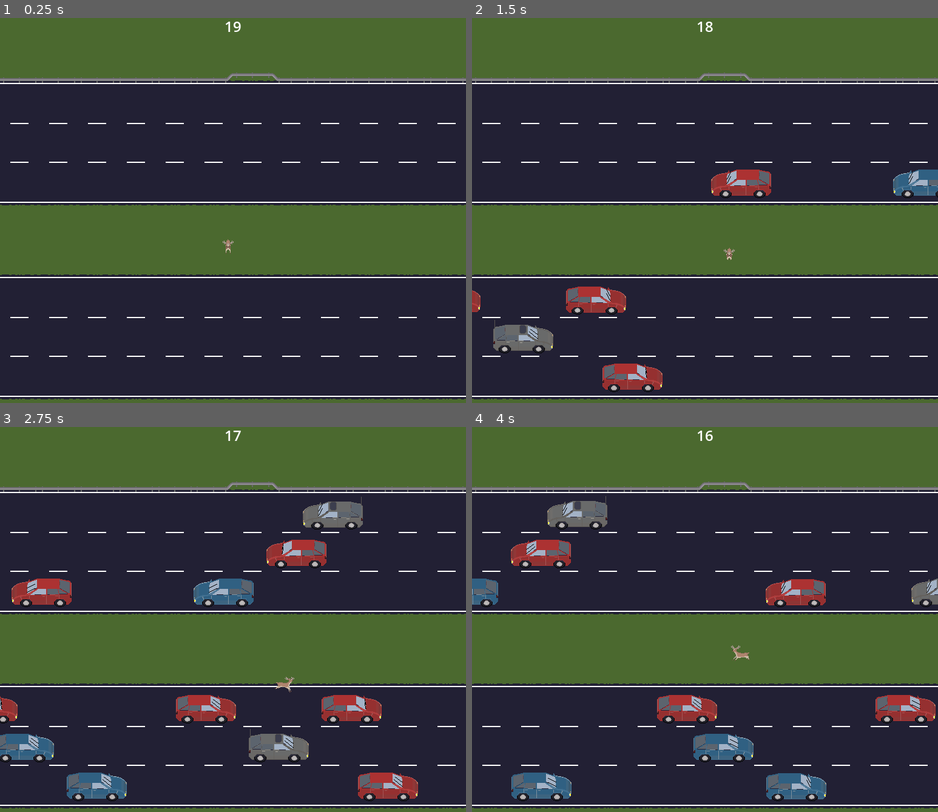
Above: before the commit, frames 1-4 (two rows, left to right).
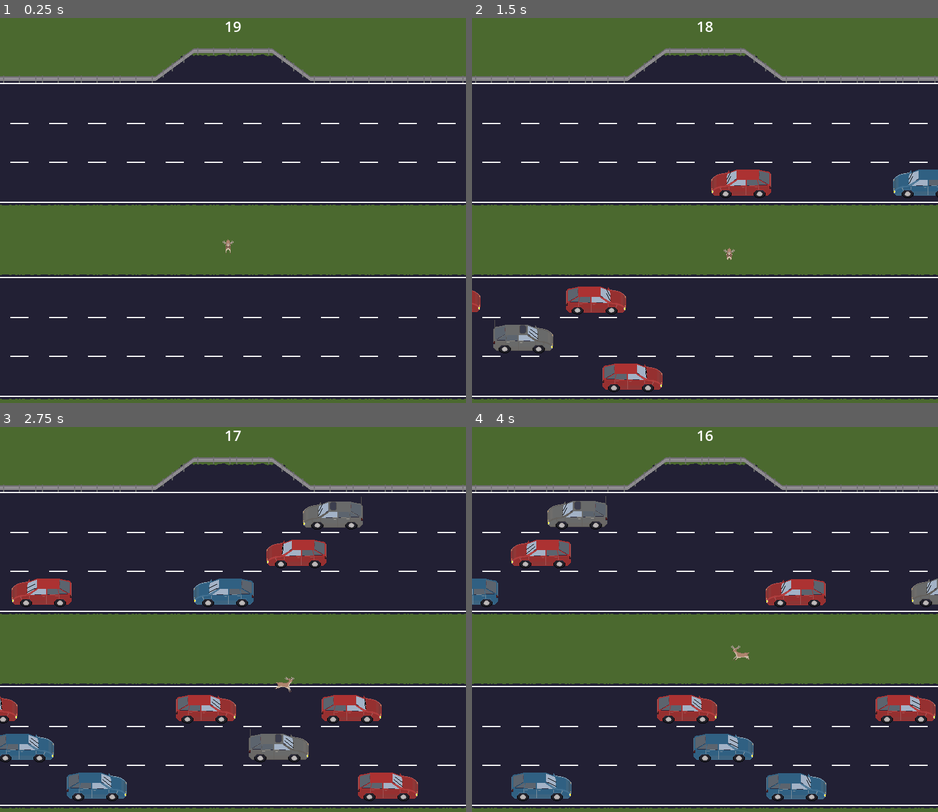
Above: after the commit, the same moments.

Repository: Pedro-T/deer-in-the-headlights
Game: Godot game, scene res://Main.tscn
The game is run twice, just before and just after one commit, with the same random seed, the same clock (stepped at 60 frames per second) and the same inputs.
Inputs:
- Up to frame 1 (0.25 s): no input
- Up to frame 2 (1.5 s): hold D (move_right) 0.53-1.28 s; hold S (move_down) from 1.28 s (still down)
- Up to frame 3 (2.75 s): release S (move_down) at 2.03 s; hold D (move_right) from 2.03 s (still down)
- Up to frame 4 (4 s): release D (move_right) at 2.78 s; hold W (move_up) 2.78-3.53 s; hold A (move_left) from 3.53 s (still down)

The runs differ from the first frame. In frame 1, 2.7% of the frame differs, in the area x 0-100%, y 7-17%; in frame 2, 2.7%; in frame 3, 2.7%; in frame 4, 2.7%.

Commit message:
update pull out area stage tiles

Diff:
--- a/deer-in-the-headlights/Main.tscn
+++ b/deer-in-the-headlights/Main.tscn
@@ -30,11 +30,11 @@
 [node name="Stage" type="Node" parent="."]
 
 [node name="Base" type="TileMapLayer" parent="Stage"]
-tile_map_data = PackedByteArray("AAAAAAAAAAAAAAIAAAABAAAAAAA …(200 unchanged characters)… CAAEAAAAAAAAAAAADAAEAAAAAAAAAAAAEAAEAAAAAAAAAAAAFAAEAAAAAAAAAAAAGAAEAAAAAAAAAAAAHAAEAAAAAAAAAAAAIAAEAAAAAAAAAAAAJAAEAAAAAAAAAAAAKAAE …(1951 unchanged characters)…
+tile_map_data = PackedByteArray("AAAAAAAAAAAAAAIAAAABAAAAAAA …(200 unchanged characters)… CAAEAAAAAAAAAAAADAAEAAAAAAAAAAAAEAAEAAAACAAEAABAFAAEAAAABAAAAAAAGAAEAAAABAAAAAAAHAAEAAAACAAEAAAAIAAEAAAAAAAAAAAAJAAEAAAAAAAAAAAAKAAE …(1951 unchanged characters)…
 tile_set = ExtResource("1_glv2v")
 
 [node name="RoadDetail" type="TileMapLayer" parent="Stage"]
-tile_map_data = PackedByteArray("AAAAAAEAAAAEAAAAAAABAAEAAAAEAAAAAAACAAEAAAAEAAAAAAADAAEAAAAEAAAAAAAEAAEAAAAEAAAAAAAFAAEAAAADAAAAABAGAAEAAAACAAAAAAAHAAEAAAADAAAAAAAIAAEAAAAEAAAAAAAJAAEAAAAEAAAAAAAKAAEAAAAEAAAAAAALAAEAAAAEAAAAAAA=")
+tile_map_data = PackedByteArray("AAAAAAEAAAAEAAAAAAABAAEAAAAEAAAAAAACAAEAAAAEAAAAAAADAAEAAAAEAAAAAAAEAAEAAAADAAAAABAFAAEAAAACAAAAAAAGAAEAAAACAAAAAAAHAAEAAAADAAAAAAAIAAEAAAAEAAAAAAAJAAEAAAAEAAAAAAAKAAEAAAAEAAAAAAALAAEAAAAEAAAAAAA=")
 tile_set = ExtResource("1_glv2v")
 
 [node name="WorldColliders" type="Node" parent="Stage"]
--- a/deer-in-the-headlights/stage/tiles/stage_tiles.tres
+++ b/deer-in-the-headlights/stage/tiles/stage_tiles.tres
@@ -13,6 +13,7 @@
 3:0/0 = 0
 4:0/0 = 0
 0:2/0 = 0
+2:1/0 = 0
 
 [resource]
 tile_size = Vector2i(64, 64)
Binary file changed: deer-in-the-headlights/stage/tiles/stage_tiles.png
